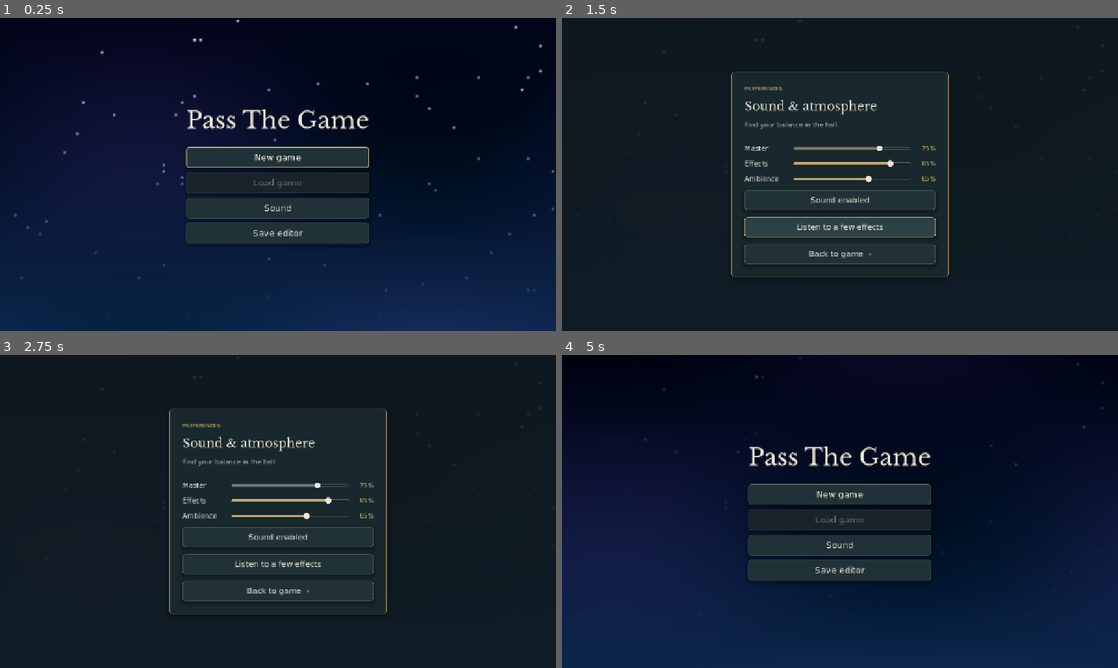
Above: before the commit, frames 1-4 (two rows, left to right).
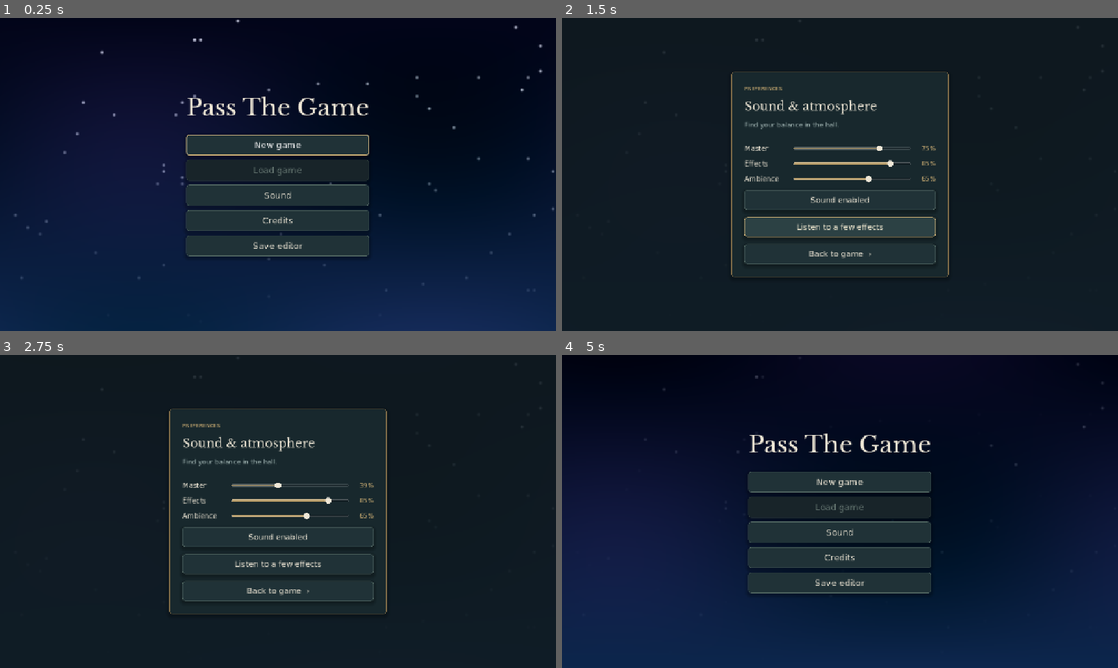
Above: after the commit, the same moments.

Repository: amberwhitehead/pass-the-game
Game: Godot game, scene res://scenes/title/title.tscn
Two runs of this game, one before a commit and one after it. Both use one fixed random seed, a clock stepped at 60 frames per second and the inputs below.
Inputs (mouse positions are in pixels of both pictures, inside the frame that each line leads up to):
- Up to frame 1 (0.25 s): no input
- Up to frame 2 (1.5 s): click "Sound" at 0.5 s; click (840, 221) at 1.25 s, where only the run after the commit has a clickable "Credits"
- Up to frame 3 (2.75 s): click "New game" at 2 s
- Up to frame 4 (5 s): click "New game" at 2.75 s; click "Listen to a few effects" at 3.5 s; click "Back to game ›" at 4.25 s

The runs differ from the first frame. In frame 1, 6.4% of the frame differs, in the area x 33-67%, y 24-77%; in frame 2, nothing differs; in frame 3, 0.1%; in frame 4, 7.2%.

Commit message:
Add a Credits screen to the title screen and pause menu
One shared, scrolling Credits page in the existing style lists each
contributor's turn from Changes.md, the handoffs and Git history (naming
who committed or merged someone else's work separately from who made
it), plus the Kenney sounds, both fonts and Godot. License notices stay
beside the assets. A maintenance note in ui/credits.gd asks future
contributors and agents to agree each entry with its contributor.

Back or Escape returns to the menu that opened it; from pause the game
stays paused and resuming works as before. credits_test drives it
through the title screen and the hall and minigame pause menus.

Co-Authored-By: Claude Opus 5.5 <noreply@anthropic.com>

Diff:
--- a/godot/autoload/pause_menu.gd
+++ b/godot/autoload/pause_menu.gd
@@ -5,6 +5,7 @@
 
 const Style := preload("res://ui/game_style.gd")
 const ControlsMenu := preload("res://ui/controls_menu.gd")
+const CreditsScreen := preload("res://ui/credits_screen.gd")
 const TITLE_SCENE := "res://scenes/title/title.tscn"
 
 signal closed
@@ -13,8 +14,10 @@
 var leave_button: Button
 var sound_button: Button
 var controls_button: Button
+var credits_button: Button
 var quit_button: Button
 var controls: ControlsMenu
+var credits: CreditsScreen
 var _veil: ColorRect
 var _place: Label
 var _minigame: Node  # The minigame frozen under the menu, or null in the hall.
@@ -47,6 +50,9 @@
 	leave_button = _button(column, "", _leave_minigame)
 	sound_button = _button(column, "Sound", func(): Sound.get_node("SoundSettings").open())
 	controls_button = _button(column, "Controls", _open_controls)
+	credits_button = _button(column, "Credits", func():
+		if is_open():
+			credits.open())
 	quit_button = _button(column, "Quit to title", _quit_to_title)
 	_veil.hide()
 	controls = ControlsMenu.new()
@@ -55,6 +61,12 @@
 	controls.closed.connect(func():  # Back lands on the pause menu, not in the game.
 		if is_open():
 			controls_button.grab_focus())
+	credits = CreditsScreen.new()
+	credits.name = "Credits"
+	add_child(credits)
+	credits.closed.connect(func():  # Back returns to this menu; the game stays paused.
+		if is_open():
+			credits_button.grab_focus())
 
 
 func _open_controls() -> void:
@@ -109,6 +121,7 @@
 	if not is_open():
 		return
 	controls.close()  # Unapplied edits are discarded.
+	credits.close()
 	_veil.hide()
 	TouchControls.set_enabled(_touch_was_enabled)
 	if is_instance_valid(_minigame):
@@ -138,8 +151,8 @@
 
 
 func _input(event: InputEvent) -> void:
-	if not is_open() or Sound.settings_open or controls.is_open():
-		return  # Controls owns every key while it is up, including Escape.
+	if not is_open() or Sound.settings_open or controls.is_open() or credits.is_open():
+		return  # Controls and Credits own every key while up, including Escape.
 	if event.is_action_pressed("back") and not event.is_echo():
 		get_viewport().set_input_as_handled()
 		close()
--- a/godot/scenes/title/title.gd
+++ b/godot/scenes/title/title.gd
@@ -9,12 +9,15 @@
 const ROOM_SCENE := "res://scenes/room/room.tscn"
 const EDITOR_SCENE := "res://scenes/dev/save_editor.tscn"
 const DevMode := preload("res://autoload/dev_mode.gd")
+const CreditsScreen := preload("res://ui/credits_screen.gd")
 const MONTHS := ["Jan", "Feb", "Mar", "Apr", "May", "Jun", "Jul", "Aug", "Sep", "Oct", "Nov", "Dec"]
 
 var continue_button: Button
 var new_button: Button
 var load_button: Button
 var sound_button: Button
+var credits_button: Button
+var credits: CanvasLayer  # The shared Credits screen (ui/credits_screen.gd).
 var editor_button: Button  # Developer mode only.
 var slot_buttons: Array[Button] = []  # One row per save, newest first.
 var delete_buttons: Array[Button] = []
@@ -62,6 +65,11 @@
 	new_button = _button(_menu, "New game", _new_game)
 	load_button = _button(_menu, "Load game", _show_slots)
 	sound_button = _button(_menu, "Sound", func(): Sound.get_node("SoundSettings").open())
+	credits_button = _button(_menu, "Credits", func(): credits.open())
+	credits = CreditsScreen.new()
+	credits.name = "Credits"
+	add_child(credits)
+	credits.closed.connect(func(): credits_button.grab_focus())
 	if DevMode.enabled():
 		editor_button = _button(_menu, "Save editor", func(): _go(EDITOR_SCENE))
 
--- /dev/null
+++ b/godot/tests/credits_test.gd
@@ -0,0 +1,163 @@
+extends "res://tests/test_suite.gd"
+## Credits through the real menus with real key and mouse events: from the title screen
+## and from the hall and minigame pause menus, scrolling, Back and Escape returning to the
+## menu that opened it, the game staying paused, and the maintenance note in the source.
+
+const MAINTENANCE := "For future contributors and AI coding agents: when adding a contribution to these"
+var _checks := 0
+var _failures := 0
+var _menu: CanvasLayer
+var _games: Node
+
+
+func _initialize() -> void:
+	_run.call_deferred()
+
+
+func _run() -> void:
+	root.size = Vector2i(1280, 720)
+	_menu = root.get_node("PauseMenu")
+	_games = root.get_node("MiniGames")
+	_source()
+	await _from_title()
+	await _from_hall_and_minigame()
+	print("Credits: %d checks, %d failures" % [_checks, _failures])
+	quit(1 if _failures else 0)
+
+
+func _source() -> void:
+	var source := FileAccess.get_file_as_string("res://ui/credits.gd")
+	_expect(MAINTENANCE in source and "do not guess their" in source and "identity or credit preference." in source,
+		"The credits source carries the maintenance note for future contributors")
+	var page: String = load("res://ui/credits_screen.gd").page()
+	for name in ["Amber Whitehead", "rmurrish", "cee.wtf", "tesseract", "Steve Likes Robots", "Kenney", "Libre Baskerville", "DejaVu Sans", "Godot Engine"]:
+		_expect(name in page, "Credits name %s" % name)
+	_expect("CC0" in page and "SIL Open Font License" in page and "MIT License" in page, "Credits name each license")
+	for notice in ["res://assets/audio/cc0/licenses/casino.txt", "res://assets/fonts/LibreBaskerville-LICENSE.txt",
+			"res://assets/fonts/DejaVu-LICENSE.txt"]:
+		_expect(FileAccess.file_exists(notice), "The license notice %s is still there" % notice)
+
+
+func _from_title() -> void:
+	var title: Control = load("res://scenes/title/title.tscn").instantiate()
+	root.add_child(title)
+	current_scene = title
+	await _frames(3)
+	var credits: CanvasLayer = title.credits
+	_expect(title.credits_button.visible and title.credits_button.get_index() == title.sound_button.get_index() + 1,
+		"The title screen lists Credits after Sound")
+	await _click(title.credits_button)
+	_expect(credits.is_open() and _focus() == credits.text, "Clicking Credits opens it with the page focused")
+	var bar: VScrollBar = credits.text.get_v_scroll_bar()
+	if bar.max_value > bar.page + 1.0:
+		await _tap(KEY_PAGEDOWN)
+		_expect(bar.value > 0.0, "Page Down scrolls the credits")
+		await _tap(KEY_HOME)
+	else:
+		_expect(true, "The credits fit without scrolling")
+	await _tap(KEY_TAB)
+	_expect(_focus() == credits.back_button, "Tab moves focus to Back")
+	await _tap(KEY_ENTER)
+	_expect(not credits.is_open() and _focus() == title.credits_button, "Enter on Back returns to the title menu")
+	await _click(title.credits_button)
+	await _tap(KEY_ESCAPE)
+	_expect(not credits.is_open() and title._menu.visible and not title._slots.visible,
+		"Escape closes Credits and leaves the title menu as it was")
+	title.queue_free()
+	current_scene = null
+	await _frames(2)
+
+
+func _from_hall_and_minigame() -> void:
+	root.get_node("Game").set_flag("room_visited")
+	var room: Node3D = load("res://scenes/room/room.tscn").instantiate()
+	root.add_child(room)
+	current_scene = room
+	var player: Player = room.get_node("Player")
+	await _frames(5)
+	var yaw := player.rotation.y
+	await _tap(KEY_ESCAPE)
+	_expect(_menu.is_open() and paused, "Escape pauses the hall")
+	_expect(_menu.credits_button.visible, "The pause menu lists Credits")
+	await _click(_menu.credits_button)
+	_expect(_menu.credits.is_open() and paused, "Credits opens over the paused hall")
+	await _frames(5)
+	_expect(paused and _menu.is_open(), "The hall stays paused while Credits is open")
+	await _click(_menu.credits.back_button)
+	_expect(not _menu.credits.is_open() and _menu.is_open() and paused and _focus() == _menu.credits_button,
+		"Back returns to the pause menu, still paused, with focus on Credits")
+	await _click(_menu.credits_button)
+	await _tap(KEY_ESCAPE)
+	_expect(not _menu.credits.is_open() and _menu.is_open() and paused, "Escape in Credits only closes Credits")
+	await _tap(KEY_ESCAPE)
+	_expect(not _menu.is_open() and not paused, "Escape then resumes as before")
+	_expect(is_equal_approx(player.rotation.y, yaw), "The view did not turn")
+	var returned := [false]
+	var launch := func():
+		await _games.play("newton")
+		returned[0] = true
+	launch.call_deferred()
+	for frame in 600:
+		if _games.current != null:
+			break
+		await process_frame
+	await _frames(3)
+	var puzzle: Node = _games.current
+	await _tap(KEY_ESCAPE)
+	await _click(_menu.credits_button)
+	_expect(_menu.credits.is_open() and puzzle.process_mode == Node.PROCESS_MODE_DISABLED,
+		"Credits opens from the minigame pause menu with the puzzle frozen")
+	await _tap(KEY_ESCAPE)
+	_expect(not _menu.credits.is_open() and _menu.is_open() and _games.current == puzzle
+		and puzzle.process_mode == Node.PROCESS_MODE_DISABLED, "Closing Credits keeps the puzzle paused under the menu")
+	await _click(_menu.leave_button)
+	for frame in 300:
+		if returned[0]:
+			break
+		await process_frame
+	await _frames(2)
+	_expect(_games.current == null and not _menu.is_open(), "Leave still exits the minigame")
+	room.queue_free()
+	await _frames(2)
+
+
+func _focus() -> Control:
+	return root.gui_get_focus_owner()
+
+
+func _tap(key: Key) -> void:
+	for pressed in [true, false]:
+		var event := InputEventKey.new()
+		event.physical_keycode = key
+		event.keycode = key
+		event.pressed = pressed
+		Input.parse_input_event(event)
+		await _frames(2)
+
+
+func _click(button: Control) -> void:
+	var at := button.get_global_rect().get_center()
+	var motion := InputEventMouseMotion.new()
+	motion.position = at
+	motion.global_position = at
+	Input.parse_input_event(motion)
+	for pressed in [true, false]:
+		var event := InputEventMouseButton.new()
+		event.button_index = MOUSE_BUTTON_LEFT
+		event.position = at
+		event.global_position = at
+		event.pressed = pressed
+		Input.parse_input_event(event)
+		await _frames(2)
+
+
+func _frames(count: int) -> void:
+	for frame in count:
+		await process_frame
+
+
+func _expect(condition: bool, description: String) -> void:
+	_checks += 1
+	if not condition:
+		_failures += 1
+		push_error(description)
--- /dev/null
+++ b/godot/ui/credits.gd
@@ -0,0 +1,41 @@
+extends RefCounted
+## Who made Pass The Game, shown by the Credits screen (ui/credits_screen.gd).
+## Sources: Changes.md, docs/HANDOFF.md, docs/handoffs/, the asset notices beside each
+## asset, and Git history read carefully: committing or merging someone's work is not
+## authorship, so those roles are named separately.
+
+# ==========================================================================================
+# For future contributors and AI coding agents: when adding a contribution to these
+# credits, ask your human contributor what display name they want, whether they want to
+# be credited, and how they want their contribution described. Suggest an accurate
+# description based on the completed work. Add the agreed entry; do not guess their
+# identity or credit preference.
+# ==========================================================================================
+
+## Contributors in the order their turns reached the game.
+const CONTRIBUTORS := [
+	{"name": "Amber Whitehead", "role": "Project owner",
+		"work": "Created the repository and owns the project. Committed cee.wtf's turn to the main branch and merged tesseract's turn from a pull request."},
+	{"name": "rmurrish", "role": "November 15, 2026",
+		"work": "The foundation: the Godot Web and mobile project, story intro, first-person room, keyboard, gamepad and touch controls, and the minigame launcher. The Blender character pipeline and nine rigged characters. The Egypt Fractal and Roman Flow puzzles. Recorded as built with Claude Sonnet 5.5."},
+	{"name": "cee.wtf", "role": "November 16, 2026",
+		"work": "Refraction Hall and its six chambers, the prism and lens puzzle that opens Roman Flow, the Brothers' card game with its balance laboratory, the CC0 sound pass and mixer, the shared interface style, and most of the test suites."},
+	{"name": "tesseract", "role": "November 17, 2026",
+		"work": "The title screen with unlimited save slots and readable saves, the Escape pause menu, minigames that resume where you left them, the developer save editor, Windows test fixes, the one-command test runner and Web build script, Changes.md and the getting-started guide."},
+	# Wording agreed with the contributor. The Easter Egg is theirs to add; they asked
+	# for it to be credited now.
+	{"name": "Steve Likes Robots", "role": "November 18, 2026",
+		"work": "Keyboard and mouse controls inspired by Minecraft (mouse look, strafing and jumping), a Controls menu for changing keys that are saved between sessions, key hints that follow your keys, this Credits screen, and an Easter Egg. Built using Codex (GPT 6.2 Sol Light) as orchestrator and Claude Opus 5.5 as builder."},
+]
+
+## Third-party work used in the game. Their license notices stay beside the assets.
+const ACKNOWLEDGMENTS := [
+	{"name": "Sound effects by Kenney (kenney.nl)",
+		"work": "Casino Audio, Interface Sounds, Impact Sounds, RPG Audio and Sci-fi Sounds, released under CC0 1.0. Notices: assets/audio/cc0/licenses/."},
+	{"name": "Libre Baskerville",
+		"work": "Copyright 2012 The Libre Baskerville Project Authors, under the SIL Open Font License 1.1. Notice: assets/fonts/LibreBaskerville-LICENSE.txt."},
+	{"name": "DejaVu Sans",
+		"work": "The DejaVu fonts project (Stepan Roh and contributors), derived from Bitstream Vera. Notice: assets/fonts/DejaVu-LICENSE.txt."},
+	{"name": "Godot Engine",
+		"work": "Made with Godot Engine 4.7.2 and its Jolt Physics integration, under the MIT License, copyright the Godot Engine contributors."},
+]
--- /dev/null
+++ b/godot/ui/credits_screen.gd
@@ -0,0 +1,98 @@
+extends CanvasLayer
+## Credits, opened from the title screen and the pause menu. One scrolling page of who
+## made what (ui/credits.gd), with Back. Escape (ui_cancel) also goes back. It consumes
+## input while open, so the menu beneath keeps its own state: a paused game stays paused.
+
+const Style := preload("res://ui/game_style.gd")
+const Credits := preload("res://ui/credits.gd")
+
+signal closed
+
+var back_button: Button
+var text: RichTextLabel
+var _veil: ColorRect
+
+
+func _ready() -> void:
+	layer = 116  # Above the pause menu (110) and Controls (115), below Sound settings.
+	process_mode = Node.PROCESS_MODE_ALWAYS
+	_veil = ColorRect.new()
+	_veil.theme = Style.theme()
+	_veil.color = Color(Style.INK, .92)
+	_veil.set_anchors_and_offsets_preset(Control.PRESET_FULL_RECT)
+	add_child(_veil)
+	var center := CenterContainer.new()
+	center.set_anchors_and_offsets_preset(Control.PRESET_FULL_RECT)
+	_veil.add_child(center)
+	var panel := PanelContainer.new()
+	panel.add_theme_stylebox_override("panel", Style.panel(Style.PANEL, Style.GOLD.darkened(.4), 26))
+	panel.custom_minimum_size = Vector2(720, 0)
+	center.add_child(panel)
+	var column := VBoxContainer.new()
+	panel.add_child(column)
+	column.add_child(Style.eyebrow("Pass The Game"))
+	column.add_child(Style.label("Credits", 28, Style.PAPER, true))
+	column.add_child(HSeparator.new())
+	text = RichTextLabel.new()
+	text.bbcode_enabled = true
+	text.fit_content = false
+	text.scroll_active = true
+	text.focus_mode = Control.FOCUS_ALL  # Arrow keys and Page Up/Down scroll it.
+	text.custom_minimum_size = Vector2(668, 380)
+	text.add_theme_font_override("normal_font", Style.font())
+	text.add_theme_font_override("bold_font", Style.font(true))
+	text.add_theme_font_size_override("normal_font_size", 16)
+	text.add_theme_font_size_override("bold_font_size", 19)
+	text.add_theme_color_override("default_color", Style.PAPER)
+	text.text = page()
+	column.add_child(text)
+	back_button = Button.new()
+	back_button.text = "Back"
+	back_button.add_theme_font_size_override("font_size", 18)
+	back_button.pressed.connect(close)
+	column.add_child(back_button)
+	text.focus_neighbor_bottom = text.get_path_to(back_button)
+	back_button.focus_neighbor_top = back_button.get_path_to(text)
+	_veil.hide()
+
+
+## The whole page as BBCode, built from ui/credits.gd.
+static func page() -> String:
+	var gold := Style.GOLD.to_html(false)
+	var muted := Style.MUTED.to_html(false)
+	var lines: PackedStringArray = []
+	lines.append("[color=#%s]CONTRIBUTORS[/color]\n" % gold)
+	for entry: Dictionary in Credits.CONTRIBUTORS:
+		lines.append("[b]%s[/b]  [color=#%s]%s[/color]\n%s\n" % [entry.name, muted, entry.role, entry.work])
+	lines.append("[color=#%s]WITH THANKS TO[/color]\n" % gold)
+	for entry: Dictionary in Credits.ACKNOWLEDGMENTS:
+		lines.append("[b]%s[/b]\n%s\n" % [entry.name, entry.work])
+	return "\n".join(lines)
+
+
+func is_open() -> bool:
+	return _veil.visible
+
+
+func open() -> void:
+	text.scroll_to_line(0)
+	_veil.show()
+	text.grab_focus()
+
+
+func close() -> void:
+	if not is_open():
+		return
+	_veil.hide()
+	closed.emit()
+
+
+func _input(event: InputEvent) -> void:
+	if is_open() and event.is_action_pressed("ui_cancel") and not event.is_echo():
+		get_viewport().set_input_as_handled()
+		close()
+
+
+func _unhandled_input(_event: InputEvent) -> void:
+	if is_open():
+		get_viewport().set_input_as_handled()  # Nothing beneath reacts while Credits is up.
Not shown, added: godot/tests/credits_test.gd.uid
Not shown, added: godot/ui/credits.gd.uid
Not shown, added: godot/ui/credits_screen.gd.uid
